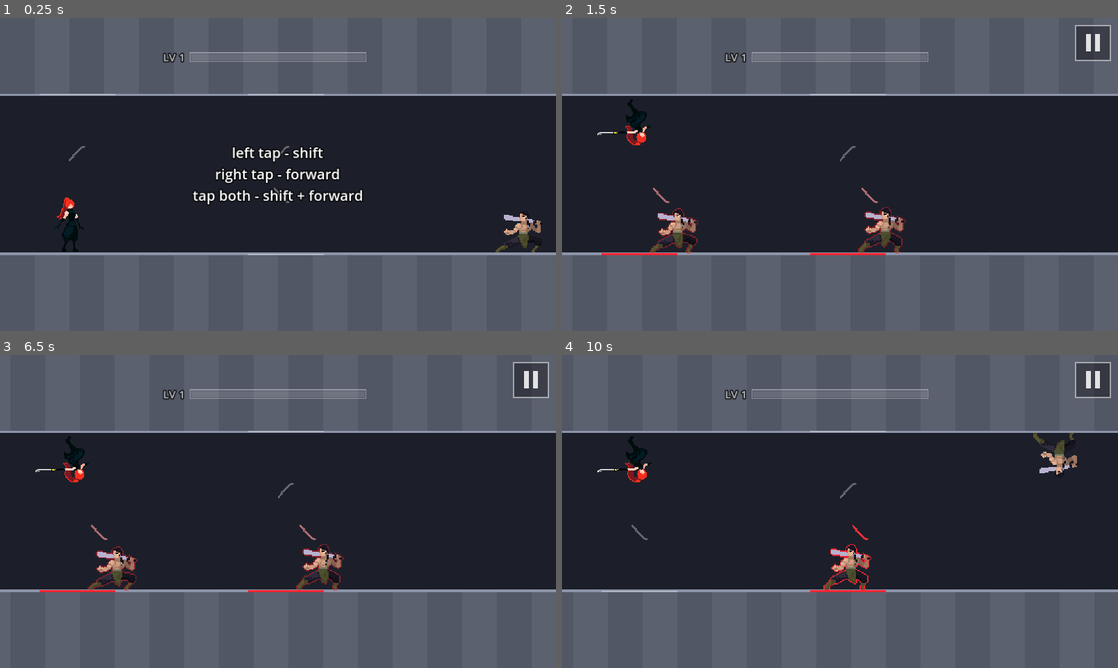
Above: before the commit, frames 1-4 (two rows, left to right).
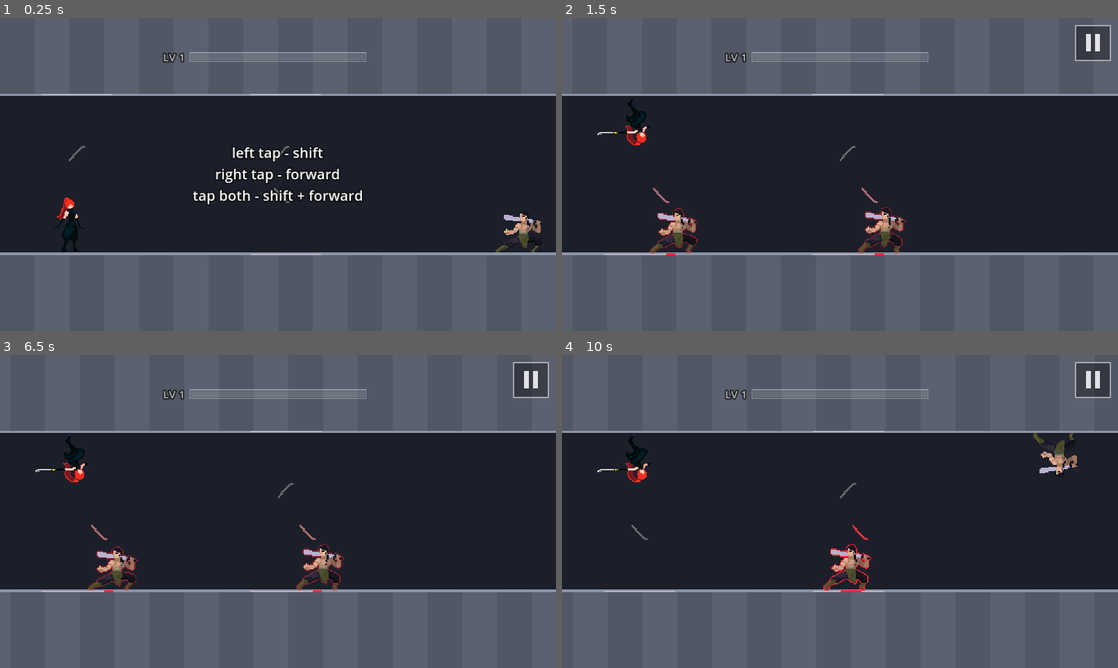
Above: after the commit, the same moments.

Repository: fredsbreads/game-off
Game: Godot game, scene res://scenes/main.tscn
Two runs of this game, one before a commit and one after it. Both use one fixed random seed, a clock stepped at 60 frames per second and the inputs below.
Inputs (mouse positions are in pixels of both pictures, inside the frame that each line leads up to):
- Up to frame 1 (0.25 s): no input
- Up to frame 2 (1.5 s): tap Enter at 0.5 s; move the mouse to (962, 158) at 0.52 s; hold K (tp_forward) 0.53-1.28 s; hold J (tp_vertical) 0.53-1.28 s; click (962, 158) at 0.67 s; move the mouse to (728, 190) at 1.27 s; tap Shift at 1.35 s
- Up to frame 3 (6.5 s): move the mouse to (333, 442) at 2.02 s; hold K (tp_forward) 2.03-3.53 s; tap N at 2.1, 4.35 s; move the mouse to (250, 574) at 2.77 s; tap J (tp_vertical) at 2.85 s; click (250, 574) at 2.92 s; move the mouse to (444, 558) at 3.52 s; hold Shift 3.53-4.28 s; move the mouse to (111, 464) at 4.27 s; move the mouse to (305, 511) at 5.02 s; hold J (tp_vertical) 5.03-5.78 s; click (305, 511) at 5.17 s; move the mouse to (194, 433) at 5.77 s; hold K (tp_forward) from 5.78 s (still down); tap Shift at 5.85 s
- Up to frame 4 (10 s): move the mouse to (962, 495) at 6.52 s; tap N at 6.6, 8.85 s; move the mouse to (728, 527) at 7.27 s; tap J (tp_vertical) at 7.35 s; click (728, 527) at 7.42 s; move the mouse to (895, 442) at 8.02 s; release K (tp_forward) at 8.03 s; hold Shift 8.03-8.78 s; move the mouse to (812, 574) at 8.77 s; move the mouse to (1006, 558) at 9.52 s; hold K (tp_forward) from 9.53 s (still down); hold J (tp_vertical) from 9.53 s (still down); click (1006, 558) at 9.67 s

The runs differ from the first frame. In frame 1, less than 0.1% of the frame differs, in the area x 7-59%, y 24-76%; in frame 2, 0.2%; in frame 3, 0.2%; in frame 4, less than 0.1%.

Commit message:
Zone line: only the part the targeted enemy stands on is red

Diff:
--- a/scripts/player.gd
+++ b/scripts/player.gd
@@ -427,17 +427,25 @@
 	var zv := Rules.marker_zone(Rules.Move.VERTICAL) * t
 	var zd := Rules.marker_zone(Rules.Move.DIAGONAL) * t
 	# Forward: same row. Vertical and diagonal: the other row.
-	_draw_zone_line(fwd - zf.x, fwd + zf.y, 3.0, not is_nan(target_x[0]))
-	_draw_zone_line(-zv.x, zv.y, -gap - 3.0, not is_nan(target_x[1]))
-	_draw_zone_line(fwd - zd.x, fwd + zd.y, -gap - 3.0, not is_nan(target_x[2]))
-
-
-## The line on the floor/ceiling spanning a landing zone [x0, x1].
-func _draw_zone_line(x0: float, x1: float, line_y: float, lit: bool) -> void:
+	_draw_zone_line(fwd - zf.x, fwd + zf.y, 3.0, target_x[0])
+	_draw_zone_line(-zv.x, zv.y, -gap - 3.0, target_x[1])
+	_draw_zone_line(fwd - zd.x, fwd + zd.y, -gap - 3.0, target_x[2])
+
+
+## The line on the floor/ceiling spanning a landing zone [x0, x1] (local
+## pixels). Plain, except the part the targeted enemy (at enemy_x tiles, or
+## NAN) is standing on, which is red.
+func _draw_zone_line(x0: float, x1: float, line_y: float, enemy_x: float) -> void:
 	var plain := MARKER_READY if cooldown == 0 else MARKER_COOLDOWN
-	var cx := (x0 + x1) * 0.5
-	var half := (x1 - x0) * 0.5 + 4.0
-	draw_line(Vector2(cx - half, line_y), Vector2(cx + half, line_y), MARKER_LIT if lit else plain, 4.0 if lit else 3.0)
+	draw_line(Vector2(x0, line_y), Vector2(x1, line_y), plain, 3.0)
+	if is_nan(enemy_x):
+		return
+	var t := Rules.TILE
+	var feet := (enemy_x - x) * t
+	var a := maxf(x0, feet - Rules.ENEMY_HALF_WIDTH * t)
+	var b := minf(x1, feet + Rules.ENEMY_HALF_WIDTH * t)
+	if b > a:
+		draw_line(Vector2(a, line_y), Vector2(b, line_y), MARKER_LIT, 4.0)
 
 
 ## Places the three katana markers: over the landing spot, or over the head
